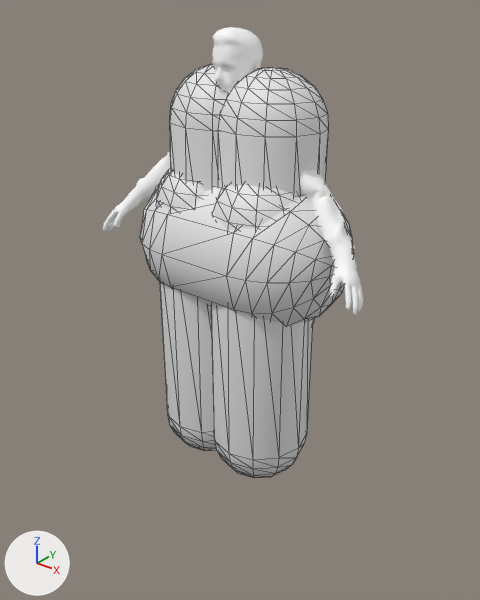
The FBX model applications/media/whiteMan.fbx as it was, and as the next commit left it.
Camera for both pictures: a camera (50 mm lens) standing at (1.52, -1.9, 1.88) and looking at (-0.04, 0.06, 0.67). Every picture has the same lights, and +X, +Y and +Z are marked at lower left. Mesh edges are drawn as thin lines on the coarser meshes. Where no turn or scale is listed for an object, it has been applied to the vertices.

In view in the first picture: 'Capsule001', 'Capsule002', 'Capsule003', 'Capsule004', 'Capsule005', 'rp_eric_rigged_001_geo'.
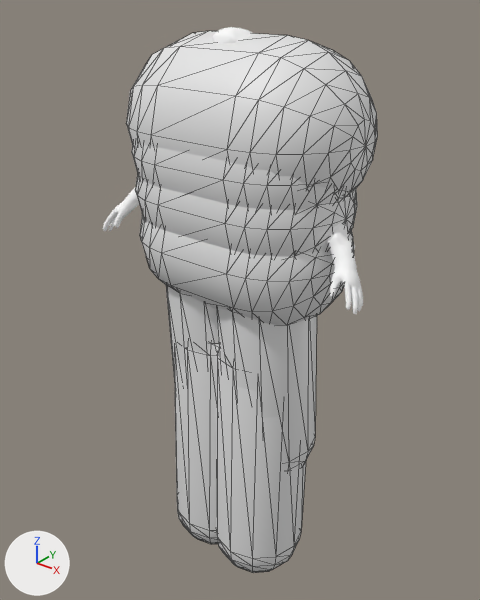
What the commit changed:
Mesh me_mesh_001_1 is new.
It has 146 vertices, 288 faces and spans x -0.486..0.486, y -0.317..0.317, z -0.317..0.317.
Mesh me_mesh_002_1 is new.
It has 146 vertices, 288 faces and spans x -0.447..0.447, y -0.291..0.291, z -0.291..0.291.
Object 'Capsule001' (ob_capsule001) moves from (0.014, 0.003, 0.957) to (0.014, 0.003, 0.963).
Object 'Capsule003' (ob_capsule003) moves from (0.114, 0.029, 1.055) to (0.137, 0.009, 0.437).
Object 'Capsule003' (ob_capsule003) turns from (-2.3, -0.7, 0.1) to (3, -0.7, 0) degrees about x, y and z.
Object 'Capsule005' (ob_capsule005) moves from (0.14, -0.045, 0.617) to (0.125, -0.011, 0.051).
Object 'Capsule005' (ob_capsule005) turns from (0, 0, 0) to (-2.3, -0.7, 0.1) degrees about x, y and z.
Object 'Capsule004' (ob_capsule004) moves from (-0.137, -0.04, 0.617) to (-0.122, -0.007, 0.05).
Object 'Capsule004' (ob_capsule004) turns from (0, 0, 0) to (-1.5, 0.7, -0) degrees about x, y and z.
Object 'Capsule008' (ob_capsule008) is new; it shows me_mesh_001_1.
Its location is (0.014, 0.023, 1.396).
Object 'Capsule007' (ob_capsule007) is new; it shows me_mesh_002_1.
Its location is (0.014, -0.008, 1.296).
Object 'Capsule006' (ob_capsule006) is new; it shows a copy of me_mesh_002_1.
Its location is (0.014, -0.002, 1.148).

What differs and where, as boxes [x1, y1, x2, y2] in the pictures (480 x 600 px):
'Capsule008', added
    after: [126, 31, 378, 194]
'Capsule005', moved, turned
    before: [211, 185, 313, 478]
    after: [216, 344, 306, 573]
'Capsule003', moved, turned
    before: [218, 67, 328, 325]
    after: [216, 308, 317, 468]
'Capsule001', moved
    before: [140, 183, 354, 326]
    after: [140, 214, 354, 326]
'Capsule004', moved, turned
    before: [156, 168, 216, 451]
    after: [174, 344, 218, 544]
'Capsule006', added
    after: [135, 173, 357, 257]
'Capsule007', added
    after: [132, 144, 351, 210]
